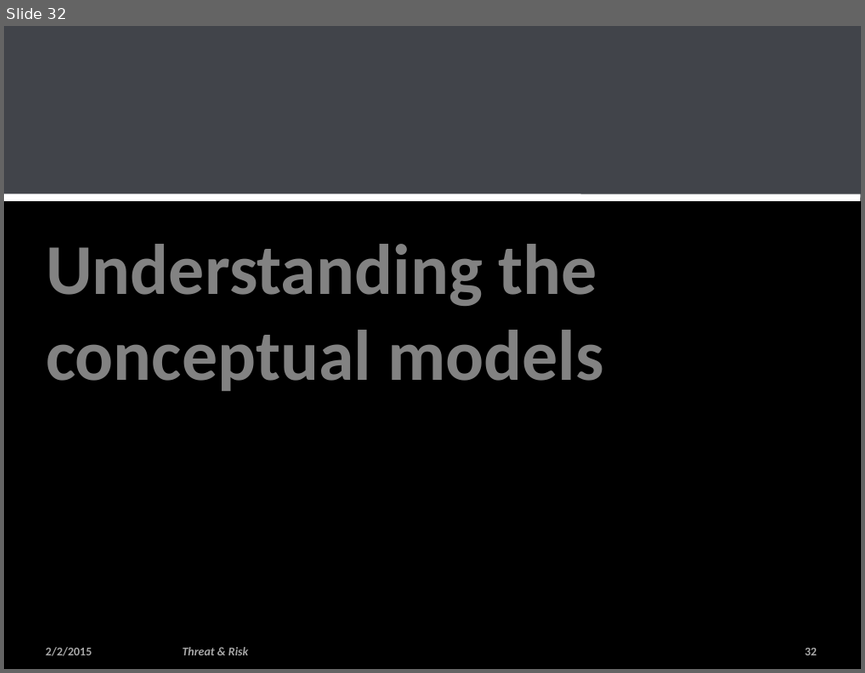
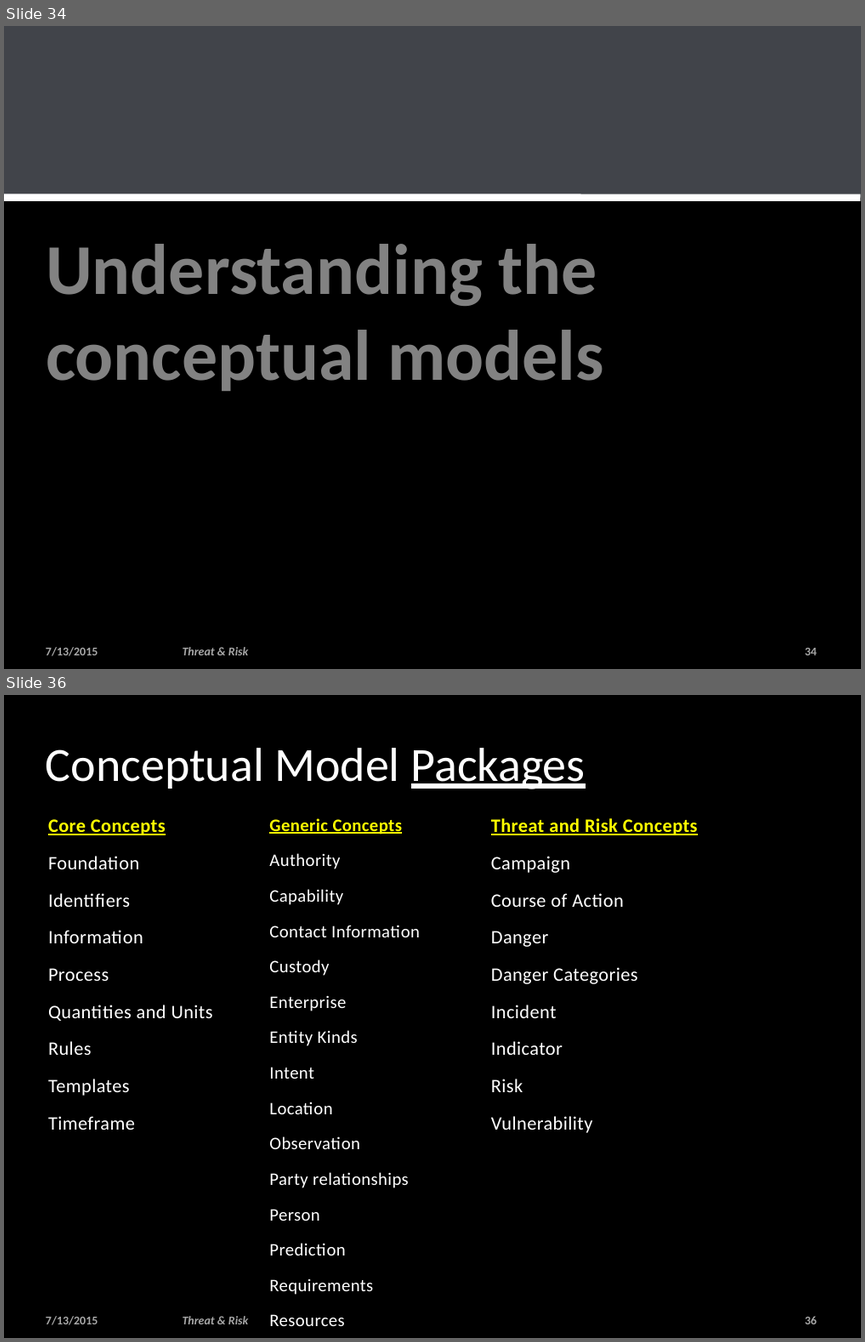
Before and after one commit to omg-threat-modeling/phase1, a slide deck: Team/Threat-risk -enguagement.pptx. Shown one above the other, each under a label of ours: slide 32 before the commit, slides 34 and 36 after it; the slides between them are not shown. The pictures are 865x673 and 865x1342 pixels, drawn with LibreOffice and Linux fonts; fonts in the diff are those of the drawing; background and template pictures are left out. Boxes give left, top, right and bottom in pixels: in the first picture for what was removed or moved away, otherwise in the second. Text is boxed around its words. In the diff, an @@ line names an element or a change of style, - is before the commit and + after.

```diff
--- a/Team/Threat-risk -enguagement.pptx
+++ b/Team/Threat-risk -enguagement.pptx
@@ slide 36 added at (4, 695, 861, 1338), background picture (left out); not listed: 1 template element that a slide beside it also shows @@
@@ title added at (46, 748, 585, 789), 40 pt, text #FFFFFF @@
+Conceptual Model Packages
@@ text added at (48, 819, 213, 1129), 16 pt, text #FFFFFF @@
+Core Concepts
+Foundation
+Identifiers
+Information
+Process
+Quantities and Units
+Rules
+Templates
+Timeframe
@@ text added at (269, 818, 420, 1294), 14.8 pt, text #FFFFFF @@
+Generic Concepts
+Authority
+Capability
+Contact Information
+Custody
+Enterprise
+Entity Kinds
+Intent
+Location
+Observation
+Party relationships
+Person
+Prediction
+Requirements
+Resources
@@ text added at (491, 818, 698, 1133), 16 pt, text #FFFFFF @@
+Threat and Risk Concepts
+Campaign
+Course of Action
+Danger
+Danger Categories
+Incident
+Indicator
+Risk
+Vulnerability
@@ text added at (46, 1315, 98, 1325), 10 pt, text #FFFFFF at 65% opacity, bold @@
+7/13/2015
@@ text added at (182, 1315, 248, 1324), 10 pt, text #FFFFFF at 65% opacity, bold, italic @@
+Threat & Risk
@@ page number added at (805, 1315, 817, 1324), 10 pt, text #FFFFFF at 65% opacity, bold @@
+36
@@ what was slide 32 is now slide 34 @@
@@ slide 34 changed as well @@
@@ text at (46, 646, 98, 656): text changed @@
-2/2/2015
+7/13/2015
@@ page number at (805, 647, 817, 655): text changed @@
-32
+34
```
Also in this commit, not shown: 48 other slides changed, 25 other slides added, 8 slides removed, 2 other files.
